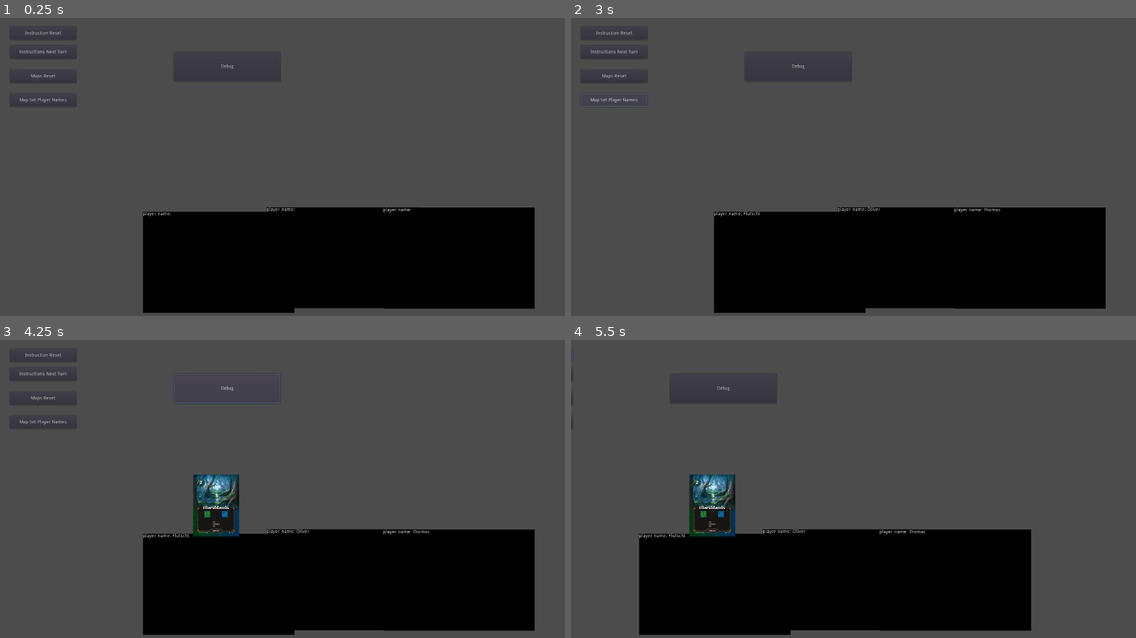
Above: before the commit, frames 1-4 (two rows, left to right).
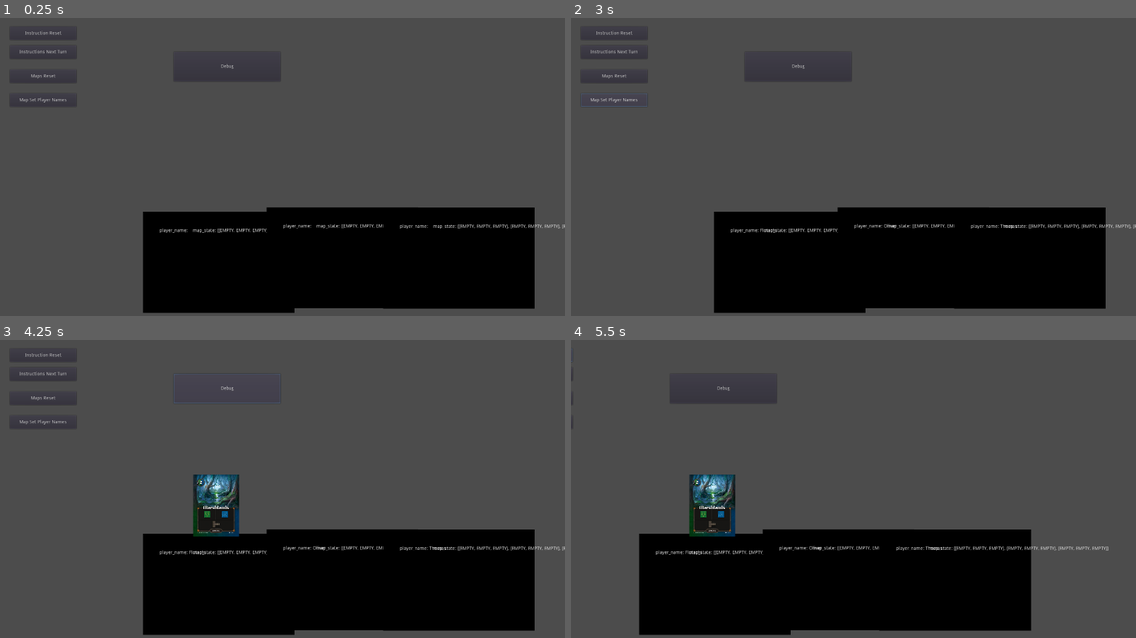
Above: after the commit, the same moments.

Repository: gilde-der-nacht/game-jam-2022
Game: Godot game, scene res://Board.tscn
Two runs of this game, one before a commit and one after it. Both use one fixed random seed, a clock stepped at 60 frames per second and the inputs below.
Inputs:
- Up to frame 1 (0.25 s): no input
- Up to frame 2 (3 s): click "Maps Reset" at 0.5 s; click "Instructions Next Turn" at 1.25 s; click "Instructions Next Turn" at 2 s; click "Map Set Player Names" at 2.75 s
- Up to frame 3 (4.25 s): click "Debug" at 3.5 s
- Up to frame 4 (5.5 s): click "Instruction Reset" at 4.25 s; hold Right (ui_right) from 5.03 s (still down)

The runs differ from the first frame. In frame 1, 0.5% of the frame differs, in the area x 25-100%, y 63-73%; in frame 2, 0.6%; in frame 3, 0.6%; in frame 4, 0.7%, in the area x 12-96%, y 63-73%.

Commit message:
Map: init map state

Diff:
--- a/Cartographer/Map/Map.gd
+++ b/Cartographer/Map/Map.gd
@@ -2,6 +2,13 @@
 
 var player_name = ""
 onready var player_name_output = get_node("PlayerName")
+const map_empty_state = [
+	["EMPTY","EMPTY","EMPTY"],
+	["EMPTY","EMPTY","EMPTY"],
+	["EMPTY","EMPTY","EMPTY"],
+]
+var map_state = map_empty_state.duplicate(true)
+onready var map_state_output = get_node("MapState")
 
 func _ready():
 	update_ui()
@@ -12,6 +19,12 @@
 
 func update_ui():
 	player_name_output.set_text("player_name: " + player_name)
+	map_state_output.set_text("map_state: " + String(map_state))
 
 func reset_and_randomize(local_seed):
 	player_name = ""
+	map_state = map_empty_state.duplicate(true)
+	update_ui()
+
+func get_map():
+	return map_state
--- a/Cartographer/Map/Map.tscn
+++ b/Cartographer/Map/Map.tscn
@@ -11,5 +11,13 @@
 color = Color( 0, 0, 0, 1 )
 
 [node name="PlayerName" type="Label" parent="."]
-margin_right = 40.0
-margin_bottom = 14.0
+margin_left = 50.0
+margin_top = 50.0
+margin_right = 250.0
+margin_bottom = 100.0
+
+[node name="MapState" type="Label" parent="."]
+margin_left = 150.0
+margin_top = 50.0
+margin_right = 350.0
+margin_bottom = 100.0
